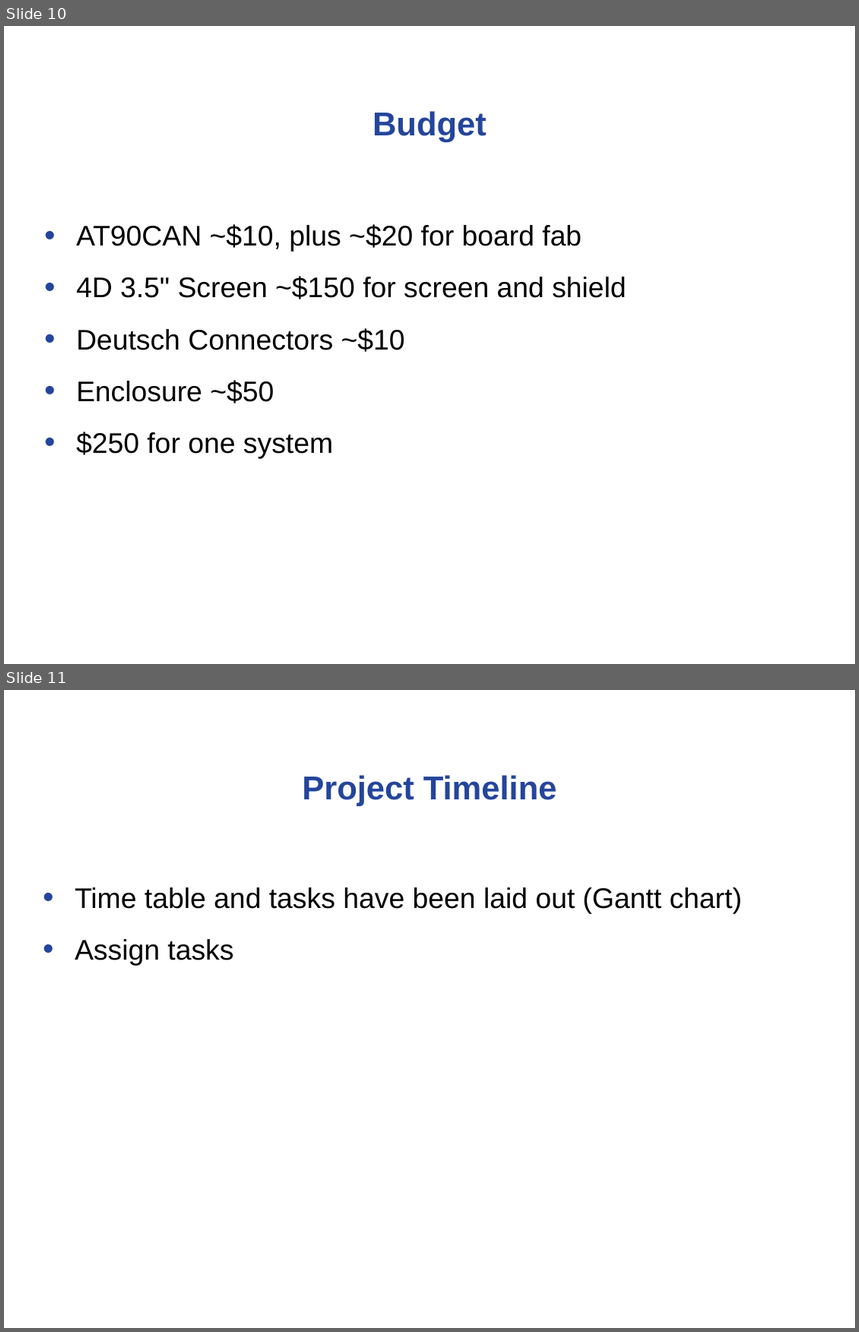
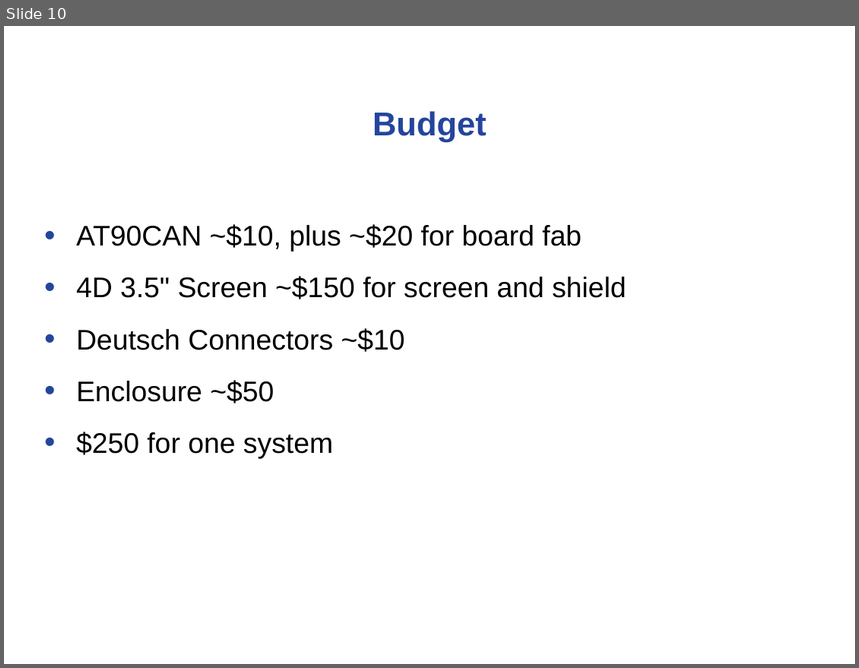
Before and after one commit to noahterickson/DigitalDash, a slide deck: Proposal/Project Proposal.ppt. Shown one above the other, each under a label of ours: slides 10 and 11 before the commit, slide 10 after it. The pictures are 859x1332 and 859x668 pixels, drawn with LibreOffice and Linux fonts; fonts in the diff are those of the drawing; background and template pictures are left out. Boxes give left, top, right and bottom in pixels: in the first picture for what was removed or moved away, otherwise in the second. Text is boxed around its words. In the diff, an @@ line names an element or a change of style, - is before the commit and + after.

Commit message:
Updated
This is not the final copy, times for the timeline line section of the
presentation

```diff
--- a/Proposal/Project Proposal.ppt
+++ b/Proposal/Project Proposal.ppt
@@ slide 11 removed at (4, 690, 855, 1328), background #FFFFFF @@
@@ title removed at (302, 775, 557, 806) @@
-Project Timeline
@@ text removed at (75, 888, 742, 965) @@
-• Time table and tasks have been laid out (Gantt chart)
-• Assign tasks
```
Also in this commit, not shown: 1 slide changed, 3 slides added, 1 other slide removed.
